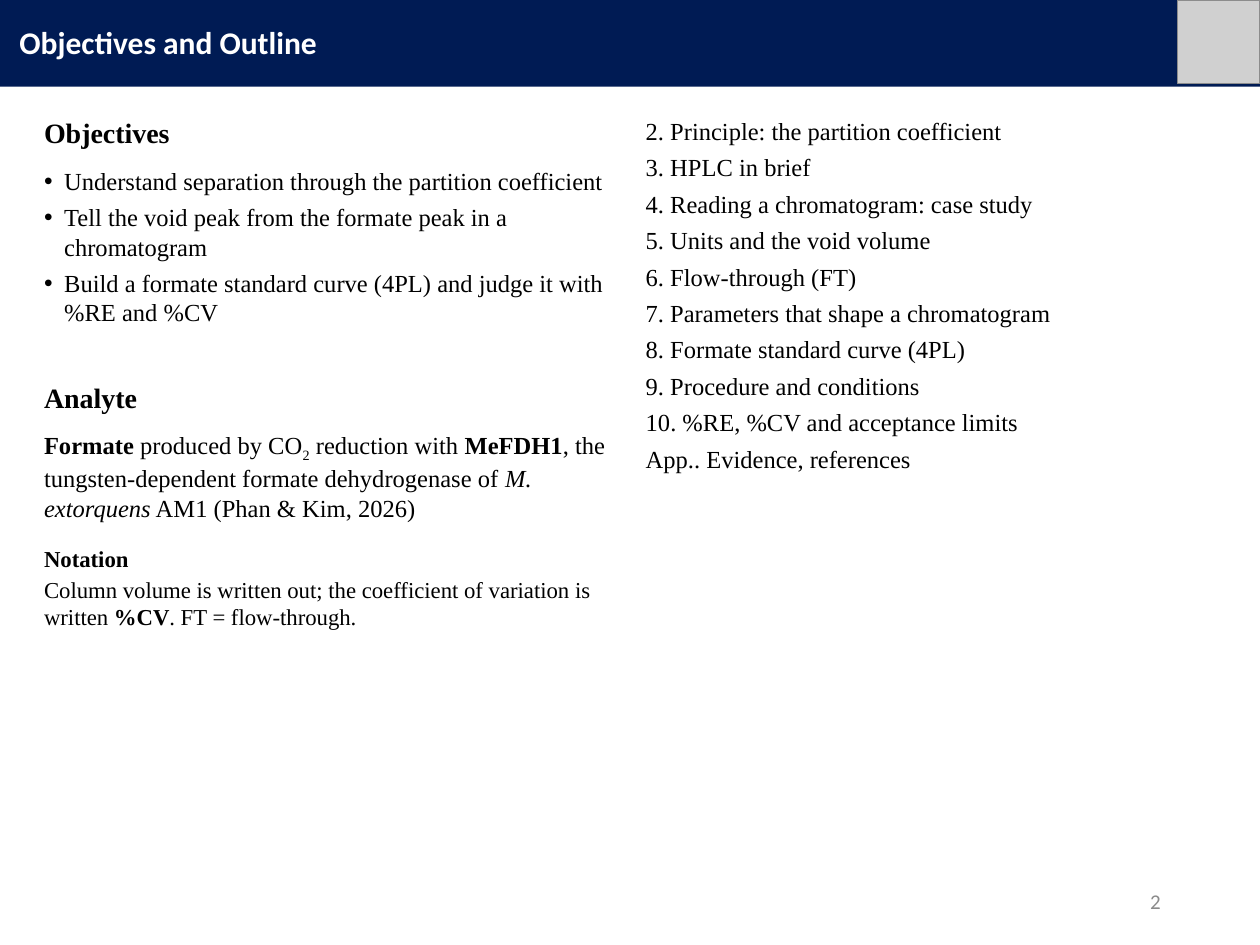
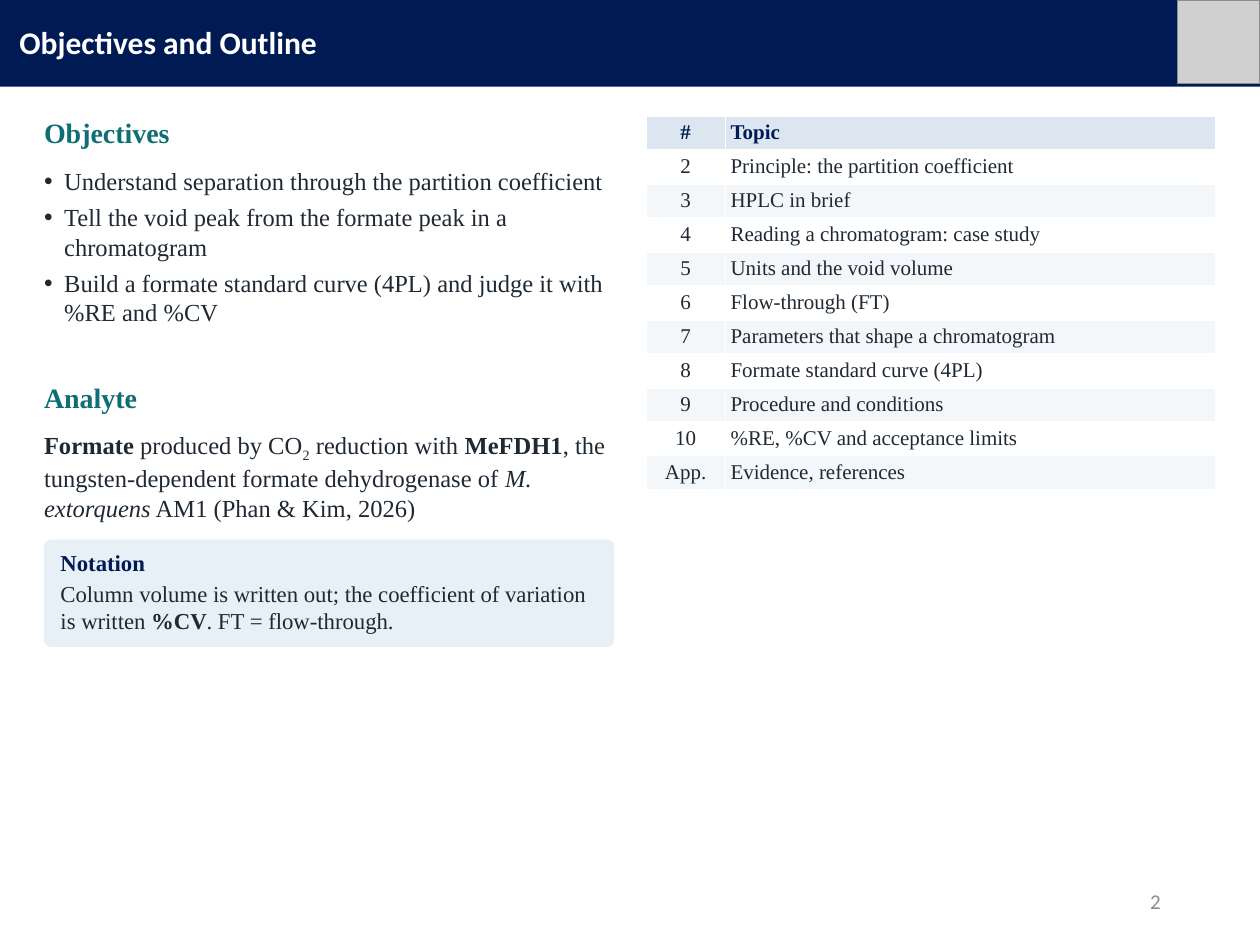
Before and after one commit to mingyu221/office, a slide deck: slide 2 of HPLC_formate_slides_EN.pptx. Drawn at 1260x945 pixels with LibreOffice and Linux fonts; fonts in the diff are those of the drawing; grey boxes stand for pictures. Boxes give left, top, right and bottom in pixels: in the first picture for what was removed or moved away, otherwise in the second. Text is boxed around its words. In the diff, an @@ line names an element or a change of style, - is before the commit and + after.

```diff
--- a/HPLC_formate_slides_EN.pptx
+++ b/HPLC_formate_slides_EN.pptx
@@ text "Objectives" at [44, 123, 169, 149]: text colour #000000 to #0F6E75 @@
@@ table added at [645, 116, 1215, 490], 11 rows, 2 columns @@
+# | Topic
+2 | Principle: the partition coefficient
+3 | HPLC in brief
+4 | Reading a chromatogram: case study
+5 | Units and the void volume
+6 | Flow-through (FT)
+7 | Parameters that shape a chromatogram
+8 | Formate standard curve (4PL)
+9 | Procedure and conditions
+10 | %RE, %CV and acceptance limits
+App. | Evidence, references
@@ text removed at [646, 122, 1050, 473] @@
-2. Principle: the partition coefficient
-3. HPLC in brief
-4. Reading a chromatogram: case study
-5. Units and the void volume
-6. Flow-through (FT)
-7. Parameters that shape a chromatogram
-8. Formate standard curve (4PL)
-9. Procedure and conditions
-10. %RE, %CV and acceptance limits
-App.. Evidence, references
@@ text "Understand separation through the partition ..." at [64, 172, 603, 322]: text colour #000000 to #1F2933 @@
@@ text "Analyte" at [44, 388, 137, 413]: text colour #000000 to #0F6E75 @@
@@ text "Formate produced by CO2 reduction ..." at [44, 437, 605, 523]: text colour #000000 to #1F2933 @@
@@ rounded rectangle added at [44, 539, 615, 646], fill #E7F0F7 @@
@@ text "Notation": place and size @@
-text "Notation" at [44, 551, 590, 630]
+text "Notation" at [60, 555, 586, 634]
@@ text "Notation" at [60, 555, 586, 634]: text colour #000000 to #001B54 in "Notation"; text colour #000000 to #1F2933 @@
```
Also in this commit, not shown: 12 other slides changed, 3 other files.
